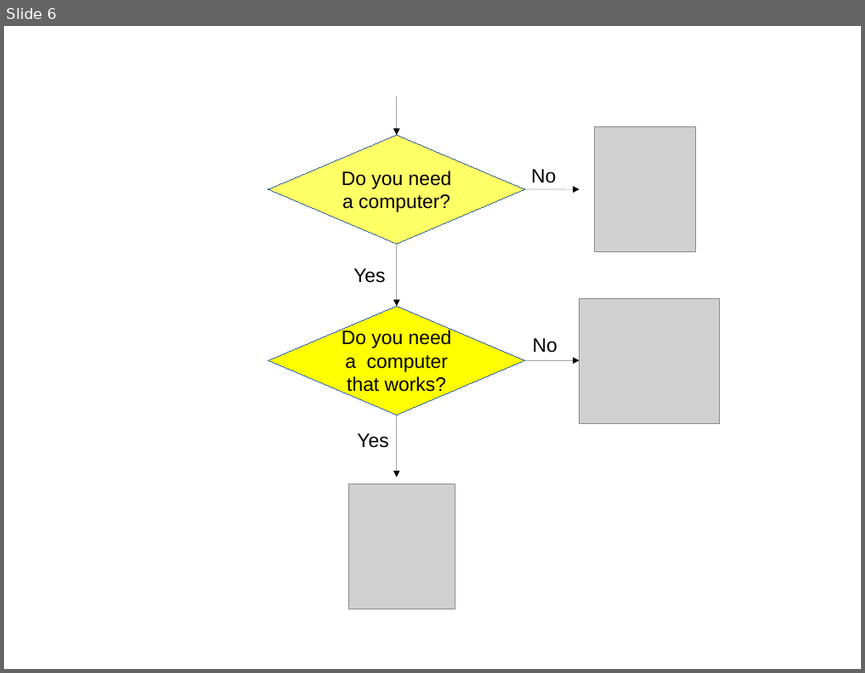
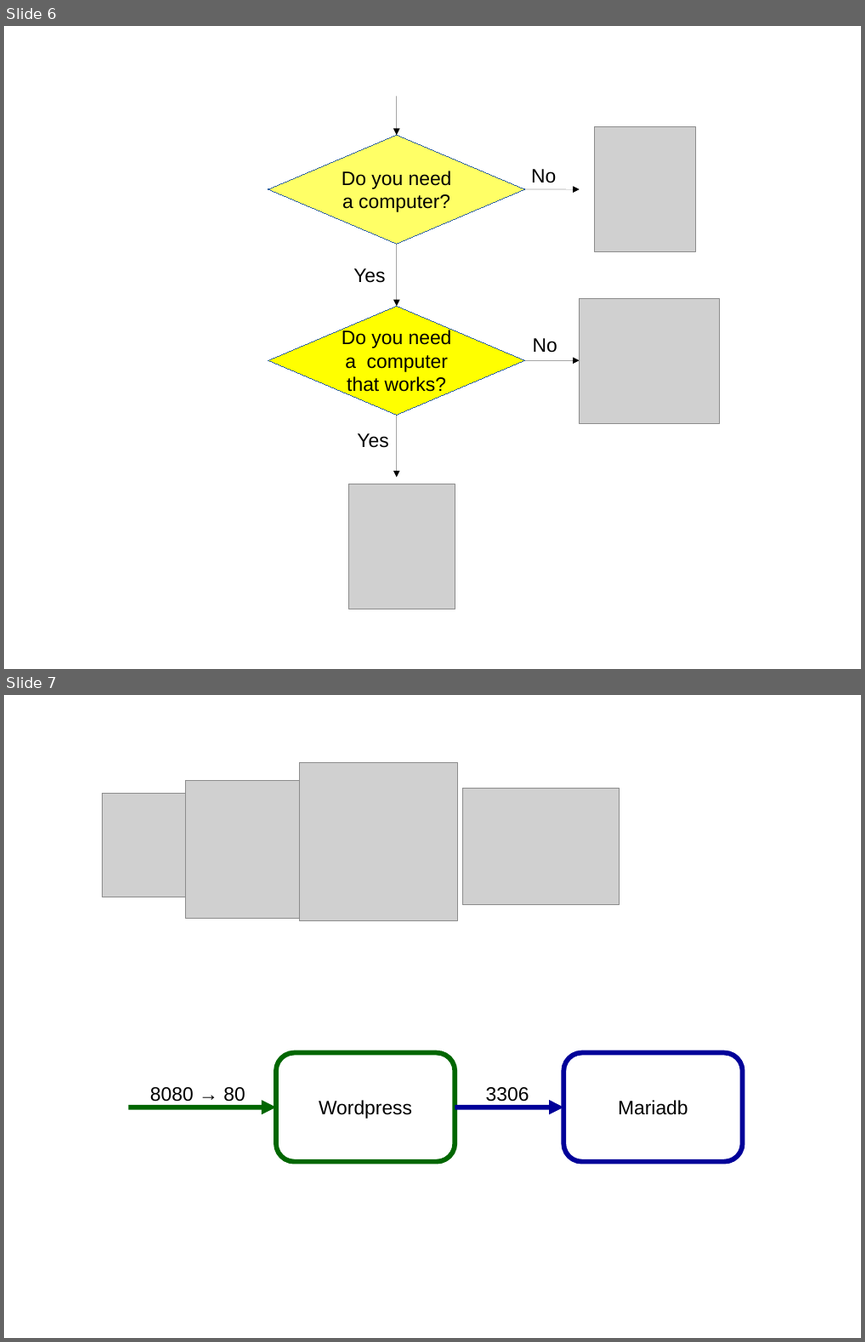
Before and after one commit to michelesimioli/docker_book, a slide deck: gitbook/slides.odp. Shown one above the other, each under a label of ours: slide 6 before the commit, slides 6 and 7 after it. The pictures are 865x673 and 865x1342 pixels, drawn with LibreOffice and Linux fonts; fonts in the diff are those of the drawing; grey boxes stand for pictures. Boxes give left, top, right and bottom in pixels: in the first picture for what was removed or moved away, otherwise in the second. Text is boxed around its words. In the diff, an @@ line names an element or a change of style, - is before the commit and + after.

```diff
--- a/gitbook/slides.odp
+++ b/gitbook/slides.odp
@@ slide 7 added at <box>4,695,861,1338</box>, background #FFFFFF @@
@@ picture added at <box>300,763,457,920</box> @@
@@ picture added at <box>103,794,206,897</box> @@
@@ picture added at <box>185,781,323,919</box> @@
@@ picture added at <box>463,789,619,905</box> @@
@@ rounded rectangle added at <box>276,1053,455,1162</box>, fill #FFFFFF, outline #006600 4.51 pt, 18 pt, text #000000 @@
+Wordpress
@@ rounded rectangle added at <box>564,1053,743,1162</box>, fill #FFFFFF, outline #000099 4.51 pt, 18 pt, text #000000 @@
+Mariadb
@@ text added at <box>150,1087,245,1106</box>, 18 pt, text #000000 @@
+8080 → 80
@@ text added at <box>486,1087,529,1106</box>, 18 pt, text #000000 @@
+3306
@@ arrow added from (128, 1107) to (276, 1107), #006600 4.51 pt @@
@@ arrow added from (455, 1107) to (564, 1107), #000099 4.51 pt @@
```
Also in this commit, not shown: 1 slide removed, 15 other files.
